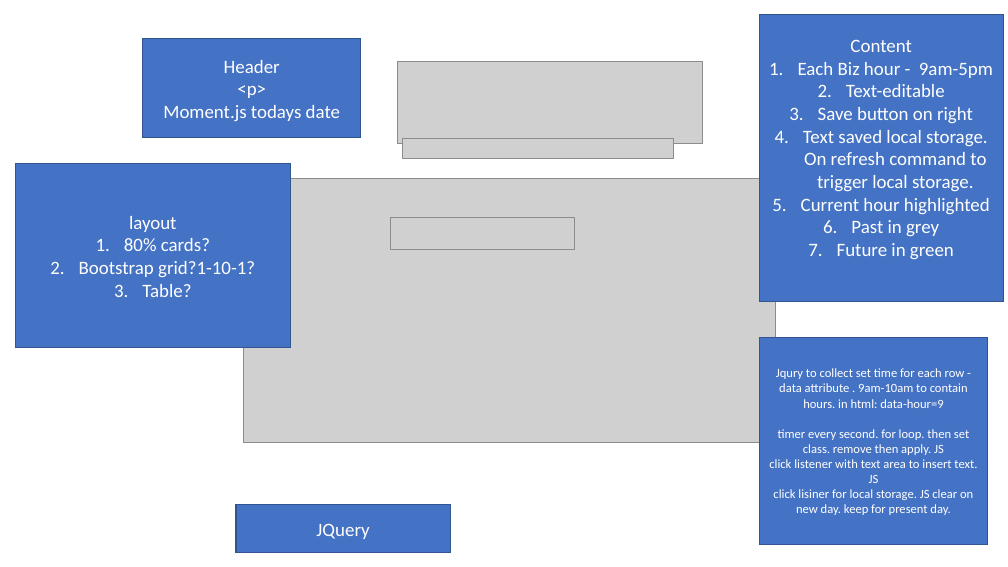
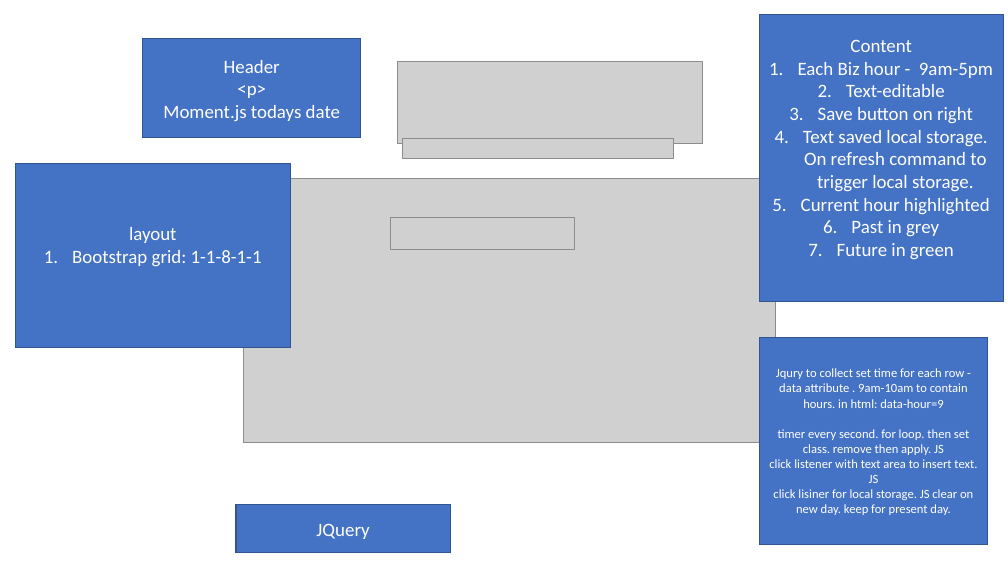
Before and after one commit to ChristopherBz/WorkDayScheduler, a slide deck: slide 1 of WorkDayScheduler-wireframe.pptx. Drawn at 1008x567 pixels with LibreOffice and Linux fonts; fonts in the diff are those of the drawing; grey boxes stand for pictures. Boxes give left, top, right and bottom in pixels: in the first picture for what was removed or moved away, otherwise in the second. Text is boxed around its words. In the diff, an @@ line names an element or a change of style, - is before the commit and + after.

```diff
--- a/WorkDayScheduler-wireframe.pptx
+++ b/WorkDayScheduler-wireframe.pptx
@@ text in rectangle at <box>72,250,262,266</box>: text changed @@
-1. 80% cards?
-2. Bootstrap grid?1-10-1?
-3. Table?
+1. Bootstrap grid: 1-1-8-1-1
```
Also in this commit, not shown: 4 other files.
